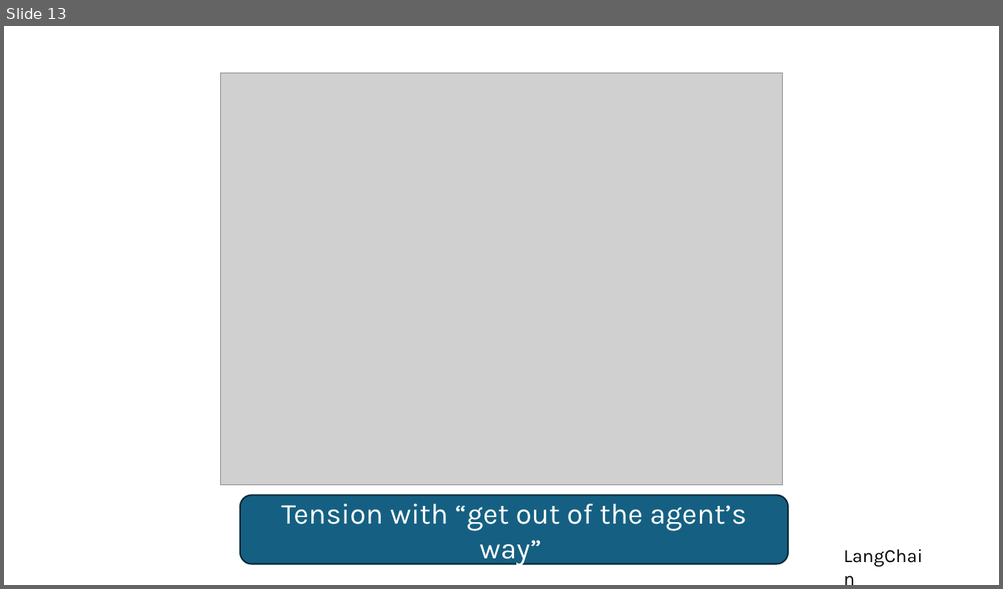
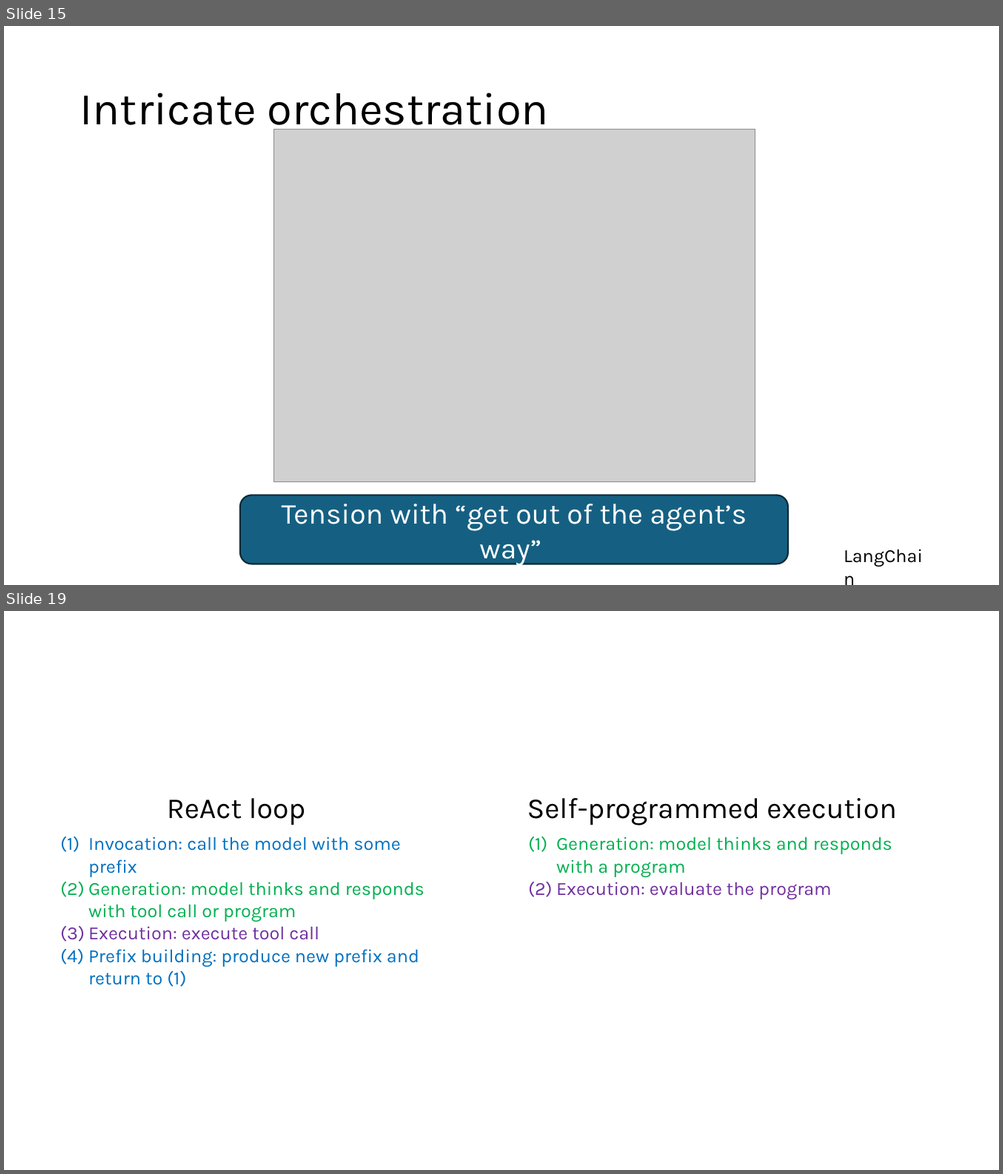
Before and after one commit to lukejoconnor/spell, a slide deck: writeup/spell-slides-030926.pptx. Shown one above the other, each under a label of ours: slide 13 before the commit, slides 15 and 19 after it; the slides between them are not shown. The pictures are 1003x589 and 1003x1174 pixels, drawn with LibreOffice and Linux fonts; fonts in the diff are those of the drawing; grey boxes stand for pictures. Boxes give left, top, right and bottom in pixels: in the first picture for what was removed or moved away, otherwise in the second. Text is boxed around its words. In the diff, an @@ line names an element or a change of style, - is before the commit and + after.

```diff
--- a/writeup/spell-slides-030926.pptx
+++ b/writeup/spell-slides-030926.pptx
@@ slide 19 added at (4,611,999,1170), background #FFFFFF @@
@@ text added at (167,798,306,826), 28 pt, text #000000 @@
+ReAct loop
@@ text added at (527,798,896,826), 28 pt, text #000000 @@
+Self-programmed execution
@@ text added at (88,837,424,967), 18 pt, text #0070C0 @@
+(1) Invocation: call the model with some prefix
+(2) Generation: model thinks and responds with tool call or program
+(3) Execution: execute tool call
+(4) Prefix building: produce new prefix and return to (1)
@@ text added at (556,837,892,900), 18 pt, text #00B050 @@
+(1) Generation: model thinks and responds with a program
+(2) Execution: evaluate the program
@@ what was slide 13 is now slide 15 @@
@@ slide 15 changed as well @@
@@ title added at (79,93,549,136), 44 pt, text #000000 @@
+Intricate orchestration
@@ picture: place and size @@
-picture at (220,73,782,486)
+picture at (274,130,754,483)
```
Also in this commit, not shown: 10 other slides changed, 23 other slides added, 1 slide removed, 10 other files.
